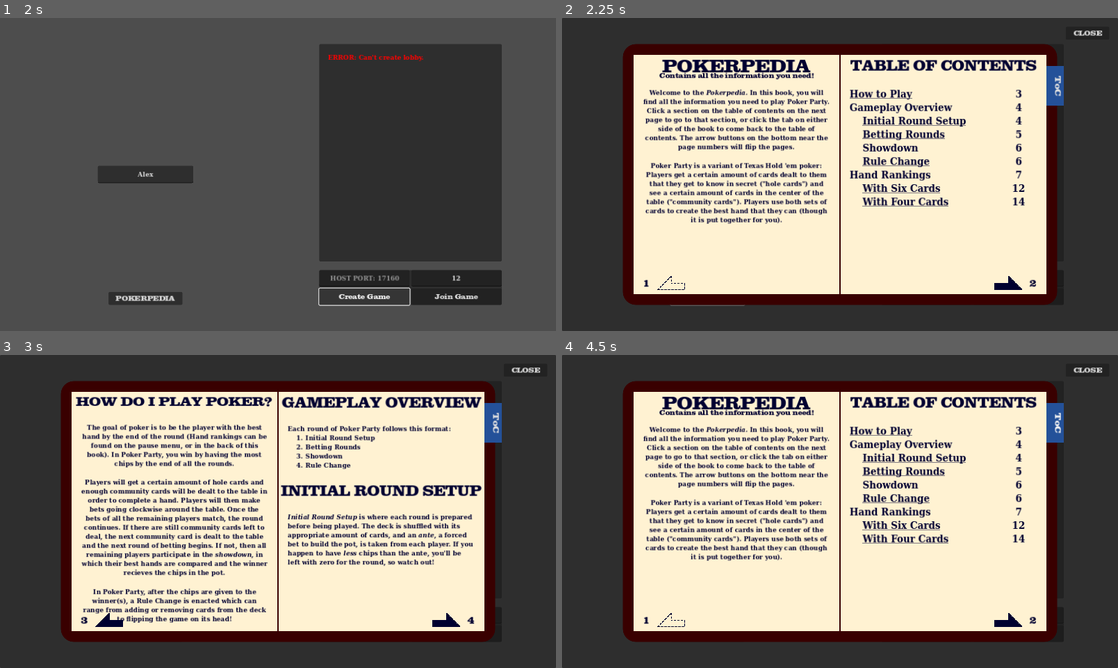
Above: before the commit, frames 1-4 (two rows, left to right).
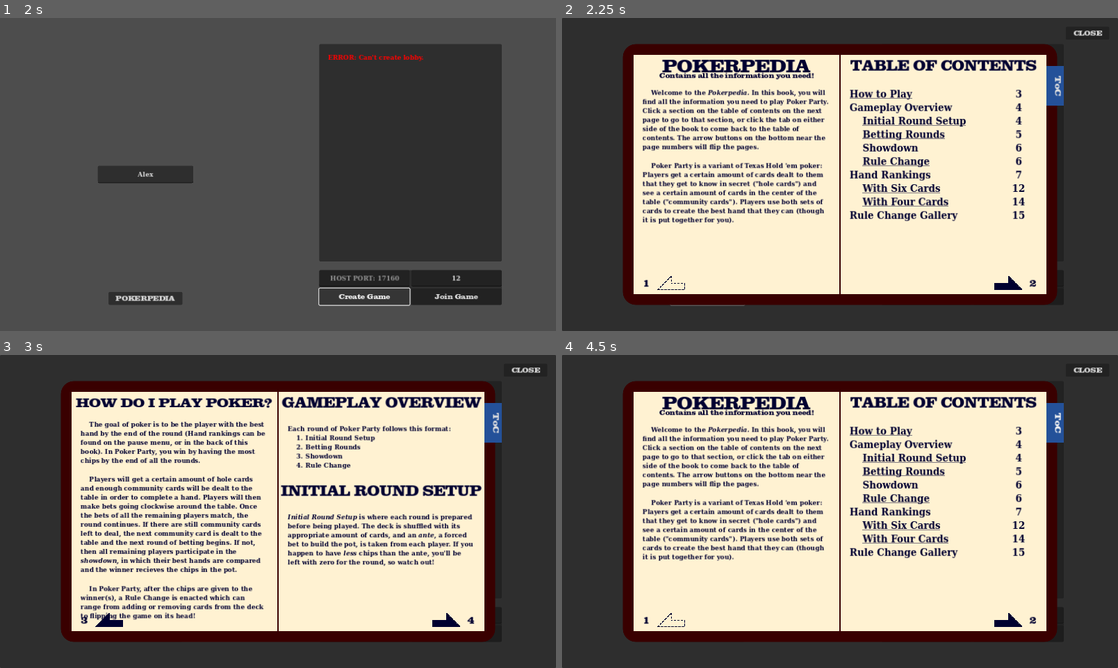
Above: after the commit, the same moments.

Repository: rwilson02/Poker-Party
Game: Godot game, scene res://scenes/Main.tscn
The game is run twice, just before and just after one commit, with the same random seed, the same clock (stepped at 60 frames per second) and the same inputs.
Inputs (mouse positions are in pixels of both pictures, inside the frame that each line leads up to):
- Up to frame 1 (2 s): click (455, 277) at 0.52 s; type "12" at 0.6 s; click (144, 174) at 0.75 s; type "Alex" at 0.83 s; click "Create Game" at 1.25 s
- Up to frame 2 (2.25 s): click "POKERPEDIA" at 2 s
- Up to frame 3 (3 s): click (444, 621) at 2.75 s
- Up to frame 4 (4.5 s): click (1006, 621) at 3.5 s; click "ToC ." at 4.25 s

Frame 1 is identical in both runs. In frame 2, 5.7% of the frame differs, in the area x 14-84%, y 22-66%; in frame 3, 12%, in the area x 13-49%, y 13-86%; in frame 4, 5.7%.

Commit message:
add rule changes to pokerpedia

Diff:
--- a/scenes/Pokerpedia.tscn
+++ b/scenes/Pokerpedia.tscn
@@ -1,10 +1,11 @@
-[gd_scene load_steps=11 format=3 uid="uid://dml4kr48m8imv"]
+[gd_scene load_steps=12 format=3 uid="uid://dml4kr48m8imv"]
 
 [ext_resource type="Theme" uid="uid://b4yajy8yajabe" path="res://theming/general.tres" id="1_k7rdw"]
 [ext_resource type="Script" path="res://scripts/ui/pokerpedia.gd" id="2_vu4td"]
 [ext_resource type="Theme" uid="uid://do0gxw8cx220d" path="res://theming/pokerpedia.tres" id="3_466j1"]
 [ext_resource type="Texture2D" uid="uid://dk0rcm57vix5s" path="res://textures/barb_arrow.png" id="4_5v4uy"]
 [ext_resource type="PackedScene" uid="uid://5cdi7jndpifb" path="res://scenes/ui/example_hand.tscn" id="4_em2on"]
+[ext_resource type="PackedScene" uid="uid://cqw0rxakdrpdv" path="res://scenes/ui/example_rule_change.tscn" id="5_2yr7j"]
 [ext_resource type="Texture2D" uid="uid://cyb58hglrd1im" path="res://textures/barb_arrow_empty.png" id="5_opqm8"]
 
 [sub_resource type="StyleBoxFlat" id="StyleBoxFlat_ojsam"]
@@ -156,9 +157,9 @@
 [node name="RichTextLabel" type="RichTextLabel" parent="PokerpediaBack/PageSep/PageL/Page1/MarginContainer"]
 layout_mode = 2
 bbcode_enabled = true
-text = "[center]Welcome to the [i]Pokerpedia.[/i] In thi …(310 unchanged characters)…
-
-Poker Party is a variant of Texas Hold ' …(301 unchanged characters)…
+text = "	Welcome to the [i]Pokerpedia.[/i] In thi …(310 unchanged characters)…
+
+	Poker Party is a variant of Texas Hold ' …(301 unchanged characters)…
 fit_content = true
 
 [node name="Page3" type="VBoxContainer" parent="PokerpediaBack/PageSep/PageL"]
@@ -180,15 +181,16 @@
 
 [node name="MarginContainer" type="MarginContainer" parent="PokerpediaBack/PageSep/PageL/Page3"]
 layout_mode = 2
+theme_override_constants/margin_top = 10
 
 [node name="RichTextLabel" type="RichTextLabel" parent="PokerpediaBack/PageSep/PageL/Page3/MarginContainer"]
 layout_mode = 2
 bbcode_enabled = true
-text = "[center]The goal of poker is to be the player with the best hand by the end of the round (Hand rankings can be found on the pause menu, or in the back of this book). In Poker Party, you win by having the most chips by the end of all the rounds.
-
-Players will get a certain amount of hol …(512 unchanged characters)…
-
-In Poker Party, after the chips are given to the winner(s), a Rule Change is enacted which can range from adding or removing cards from the deck to flipping the game on its head!"
+text = "	The goal of poker is to be the player with the best hand by the end of the round (Hand rankings can be found on the pause menu, or in the back of this book). In Poker Party, you win by having the most chips by the end of all the rounds.
+
+	Players will get a certain amount of hol …(512 unchanged characters)…
+
+	In Poker Party, after the chips are given to the winner(s), a Rule Change is enacted which can range from adding or removing cards from the deck to flipping the game on its head!"
 fit_content = true
 
 [node name="Page5" type="VBoxContainer" parent="PokerpediaBack/PageSep/PageL"]
@@ -337,6 +339,102 @@
 hand_size = 6
 hand_type = "3P"
 scale = 0.31
+
+[node name="Page15" type="VBoxContainer" parent="PokerpediaBack/PageSep/PageL"]
+visible = false
+layout_mode = 1
+anchors_preset = 15
+anchor_right = 1.0
+anchor_bottom = 1.0
+grow_horizontal = 2
+grow_vertical = 2
+
+[node name="Label" type="Label" parent="PokerpediaBack/PageSep/PageL/Page15"]
+layout_mode = 2
+theme_override_font_sizes/font_size = 29
+text = "RULE CHANGE GALLERY"
+horizontal_alignment = 1
+vertical_alignment = 1
+
+[node name="MarginContainer" type="MarginContainer" parent="PokerpediaBack/PageSep/PageL/Page15"]
+layout_mode = 2
+
+[node name="VBoxContainer" type="VBoxContainer" parent="PokerpediaBack/PageSep/PageL/Page15/MarginContainer"]
+layout_mode = 2
+
+[node name="RichTextLabel" type="RichTextLabel" parent="PokerpediaBack/PageSep/PageL/Page15/MarginContainer/VBoxContainer"]
+layout_mode = 2
+bbcode_enabled = true
+text = "[i]Dependent[/i] Rule Changes must be increased before their corresponding decrease can appear."
+fit_content = true
+
+[node name="example_rule_change" parent="PokerpediaBack/PageSep/PageL/Page15/MarginContainer/VBoxContainer" instance=ExtResource("5_2yr7j")]
+layout_mode = 2
+change = "HAND_UP"
+
+[node name="example_rule_change2" parent="PokerpediaBack/PageSep/PageL/Page15/MarginContainer/VBoxContainer" instance=ExtResource("5_2yr7j")]
+layout_mode = 2
+change = "HAND_DOWN"
+
+[node name="example_rule_change3" parent="PokerpediaBack/PageSep/PageL/Page15/MarginContainer/VBoxContainer" instance=ExtResource("5_2yr7j")]
+layout_mode = 2
+change = "HOLE_UP"
+
+[node name="Page17" type="VBoxContainer" parent="PokerpediaBack/PageSep/PageL"]
+visible = false
+layout_mode = 1
+anchors_preset = 15
+anchor_right = 1.0
+anchor_bottom = 1.0
+grow_horizontal = 2
+grow_vertical = 2
+
+[node name="MarginContainer" type="MarginContainer" parent="PokerpediaBack/PageSep/PageL/Page17"]
+layout_mode = 2
+theme_override_constants/margin_top = 55
+
+[node name="VBoxContainer" type="VBoxContainer" parent="PokerpediaBack/PageSep/PageL/Page17/MarginContainer"]
+layout_mode = 2
+
+[node name="example_rule_change" parent="PokerpediaBack/PageSep/PageL/Page17/MarginContainer/VBoxContainer" instance=ExtResource("5_2yr7j")]
+layout_mode = 2
+change = "CARDS_UP"
+
+[node name="example_rule_change2" parent="PokerpediaBack/PageSep/PageL/Page17/MarginContainer/VBoxContainer" instance=ExtResource("5_2yr7j")]
+layout_mode = 2
+change = "CARDS_DOWN"
+
+[node name="example_rule_change3" parent="PokerpediaBack/PageSep/PageL/Page17/MarginContainer/VBoxContainer" instance=ExtResource("5_2yr7j")]
+layout_mode = 2
+change = "BALL_FLIP"
+
+[node name="Page19" type="VBoxContainer" parent="PokerpediaBack/PageSep/PageL"]
+visible = false
+layout_mode = 1
+anchors_preset = 15
+anchor_right = 1.0
+anchor_bottom = 1.0
+grow_horizontal = 2
+grow_vertical = 2
+
+[node name="MarginContainer" type="MarginContainer" parent="PokerpediaBack/PageSep/PageL/Page19"]
+layout_mode = 2
+theme_override_constants/margin_top = 55
+
+[node name="VBoxContainer" type="VBoxContainer" parent="PokerpediaBack/PageSep/PageL/Page19/MarginContainer"]
+layout_mode = 2
+
+[node name="example_rule_change" parent="PokerpediaBack/PageSep/PageL/Page19/MarginContainer/VBoxContainer" instance=ExtResource("5_2yr7j")]
+layout_mode = 2
+change = "WINNERS_DOWN"
+
+[node name="example_rule_change2" parent="PokerpediaBack/PageSep/PageL/Page19/MarginContainer/VBoxContainer" instance=ExtResource("5_2yr7j")]
+layout_mode = 2
+change = "WILD_UP"
+
+[node name="example_rule_change3" parent="PokerpediaBack/PageSep/PageL/Page19/MarginContainer/VBoxContainer" instance=ExtResource("5_2yr7j")]
+layout_mode = 2
+change = "WILD_DOWN"
 
 [node name="PageR" type="Panel" parent="PokerpediaBack/PageSep"]
 unique_name_in_owner = true
@@ -399,7 +497,8 @@
 [url={\"page\":6}]Rule Change[/url][/indent]
 [url={\"page\":7}]Hand Rankings[/url]
 [indent][url={\"page\":12}]With Six Cards[/url]
-[url={\"page\":14}]With Four Cards[/url]"
+[url={\"page\":14}]With Four Cards[/url][/indent]
+[url={\"page\":15}]Rule Change Gallery[/url]"
 
 [node name="RichTextLabel" type="RichTextLabel" parent="PokerpediaBack/PageSep/PageR/Page2/MarginContainer/HBoxContainer"]
 layout_mode = 2
@@ -414,7 +513,8 @@
 6
 7
 12
-14"
+14
+15"
 
 [node name="Page4" type="VBoxContainer" parent="PokerpediaBack/PageSep/PageR"]
 visible = false
@@ -619,6 +719,62 @@
 bbcode_enabled = true
 text = "[center]With four cards per hand, 4-of-a-kind rises above Straight Flush and 3-of-a-kind rises above Full House."
 fit_content = true
+
+[node name="Page16" type="VBoxContainer" parent="PokerpediaBack/PageSep/PageR"]
+visible = false
+layout_mode = 1
+anchors_preset = 15
+anchor_right = 1.0
+anchor_bottom = 1.0
+grow_horizontal = 2
+grow_vertical = 2
+
+[node name="MarginContainer" type="MarginContainer" parent="PokerpediaBack/PageSep/PageR/Page16"]
+layout_mode = 2
+theme_override_constants/margin_top = 55
+
+[node name="VBoxContainer" type="VBoxContainer" parent="PokerpediaBack/PageSep/PageR/Page16/MarginContainer"]
+layout_mode = 2
+
+[node name="example_rule_change" parent="PokerpediaBack/PageSep/PageR/Page16/MarginContainer/VBoxContainer" instance=ExtResource("5_2yr7j")]
+layout_mode = 2
+change = "HOLE_DOWN"
+
+[node name="example_rule_change2" parent="PokerpediaBack/PageSep/PageR/Page16/MarginContainer/VBoxContainer" instance=ExtResource("5_2yr7j")]
+layout_mode = 2
+change = "SUITS_UP"
+
+[node name="example_rule_change3" parent="PokerpediaBack/PageSep/PageR/Page16/MarginContainer/VBoxContainer" instance=ExtResource("5_2yr7j")]
+layout_mode = 2
+change = "SUITS_DOWN"
+
+[node name="Page18" type="VBoxContainer" parent="PokerpediaBack/PageSep/PageR"]
+visible = false
+layout_mode = 1
+anchors_preset = 15
+anchor_right = 1.0
+anchor_bottom = 1.0
+grow_horizontal = 2
+grow_vertical = 2
+
+[node name="MarginContainer" type="MarginContainer" parent="PokerpediaBack/PageSep/PageR/Page18"]
+layout_mode = 2
+theme_override_constants/margin_top = 55
+
+[node name="VBoxContainer" type="VBoxContainer" parent="PokerpediaBack/PageSep/PageR/Page18/MarginContainer"]
+layout_mode = 2
+
+[node name="example_rule_change" parent="PokerpediaBack/PageSep/PageR/Page18/MarginContainer/VBoxContainer" instance=ExtResource("5_2yr7j")]
+layout_mode = 2
+change = "COMM_UP"
+
+[node name="example_rule_change2" parent="PokerpediaBack/PageSep/PageR/Page18/MarginContainer/VBoxContainer" instance=ExtResource("5_2yr7j")]
+layout_mode = 2
+change = "COMM_DOWN"
+
+[node name="example_rule_change3" parent="PokerpediaBack/PageSep/PageR/Page18/MarginContainer/VBoxContainer" instance=ExtResource("5_2yr7j")]
+layout_mode = 2
+change = "WINNERS_UP"
 
 [node name="ButtonBACK" type="TextureButton" parent="PokerpediaBack"]
 unique_name_in_owner = true
--- /dev/null
+++ b/scenes/ui/example_rule_change.tscn
@@ -0,0 +1,29 @@
+[gd_scene load_steps=2 format=3 uid="uid://cqw0rxakdrpdv"]
+
+[ext_resource type="Script" path="res://scripts/ui/example_rule_change.gd" id="1_bk8na"]
+
+[node name="example_rule_change" type="HBoxContainer"]
+offset_right = 600.0
+offset_bottom = 128.0
+size_flags_horizontal = 3
+script = ExtResource("1_bk8na")
+
+[node name="Icon" type="TextureRect" parent="."]
+modulate = Color(0, 0, 0.188235, 1)
+custom_minimum_size = Vector2(128, 128)
+layout_mode = 2
+expand_mode = 1
+
+[node name="VBoxContainer" type="VBoxContainer" parent="."]
+layout_mode = 2
+size_flags_horizontal = 3
+alignment = 1
+
+[node name="Text" type="RichTextLabel" parent="VBoxContainer"]
+unique_name_in_owner = true
+layout_mode = 2
+bbcode_enabled = true
+text = "[font_size=24]Change Title[/font_size]
+Description
+[i]Things of note[/i]"
+fit_content = true
--- a/scripts/rules.gd
+++ b/scripts/rules.gd
@@ -195,3 +195,5 @@
 			change_array.append(template % [mod, rule, value])
 
 	return change_array
+
+func basic_rules(): return integerize(load_json_at("res://rules/base_rules.json"))
--- /dev/null
+++ b/scripts/ui/example_rule_change.gd
@@ -0,0 +1,37 @@
+extends Node
+
+@export var change: String
+
+const CHANGE_INFO_PATH = "res://rules/change_info.txt"
+const TEXT_TEMPLATE = "[font_size=24]%s[/font_size]\n%s\n[i][font_size=12]%s[/font_size][/i]"
+
+# Called when the node enters the scene tree for the first time.
+func _ready():
+	var raw_info = RuleChanger.get_option_information(change)
+	var info = RuleChanger.get_info_dict(raw_info)
+
+	$Icon.texture = load("res://textures/rule_changes/%s.png" % info.ICON)
+
+	var desc: String = info.DESC % info.VALUE if info.FORMATTED else info.DESC
+	desc = desc.replace("GREEN", "DARK_GREEN")
+
+	var tags = []
+
+	if change.ends_with("FLIP"):
+		tags.append("Toggle")
+	else:
+		var v = RuleChanger.CHANGES[change]
+
+		if v < RuleChanger.ONE_TIME_CHANGES:
+			tags.append("One-shot")
+		elif v < RuleChanger.TWO_TIME_CHANGES:
+			tags.append("Applies once")
+		elif v < RuleChanger.DEPENDENT_CHANGES:
+			tags.append("Applies twice")
+		else:
+			tags.append("Dependent")
+
+	if change.get_slice("_", 0) in ["HOLE", "COMM", "HAND", "SUITS", "CARDS"]:
+		tags.append("Scales with player count")
+
+	%Text.text = TEXT_TEMPLATE % [info.TITLE, desc, ", ".join(tags)]
--- a/scripts/ui/rule_changer.gd
+++ b/scripts/ui/rule_changer.gd
@@ -1,3 +1,4 @@
+class_name RuleChanger
 extends Node
 
 signal option_selected(valid)
@@ -31,7 +32,7 @@
 	COMM_UP,
 	COMM_DOWN,
 	BALL_FLIP, # This isn't a two-time change technically but it works in the appearance code
-	# Dependent changes, in which you can only have increases
+	# Dependent changes, in which you can only have increases first
 	WINNERS_UP = DEPENDENT_CHANGES,
 	WINNERS_DOWN,
 	WILD_UP,
@@ -94,25 +95,8 @@
 	# Set variables for both options
 	var both_options = get_options()
 	for i in both_options.size():
-		var raw_info = get_option_information(both_options[i])
-		var info
-
-		if raw_info.is_empty():
-			push_error("wait there's no information on this one (%s) chief" % both_options[i])
-			return
-		else:
-			info = {
-				"TITLE": raw_info[3],
-				"ICON": raw_info[1] if not raw_info[1].is_empty() else raw_info[0],
-				"DESC": raw_info[4],
-				"FORMATTED": raw_info[2] as int as bool,
-				"RULE": raw_info[5],
-				"VALUE": Rules.RULES[raw_info[5]] + (raw_info[6] as int) \
-					if Rules.RULES.has(raw_info[5]) else (raw_info[6] as int)
-			}
-
-		if info.RULE == "BALL":
-			info.VALUE = ["high", "low"] if Rules.RULES.BALL == 1 else ["low", "high"]
+		var raw_info = RuleChanger.get_option_information(both_options[i])
+		var info = RuleChanger.get_info_dict(raw_info)
 
 		var option_box: Node = option_container.get_child(i)
 		option_box.get_node("Title").text = TEXT_TEMPLATE % info.TITLE
@@ -130,13 +114,35 @@
 		option_button.pressed.connect(on_button_pressed.bind(info.RULE, info.VALUE, both_options[i]))
 		buttons.append(option_button)
 
-func get_option_information(option):
+static func get_option_information(option):
 	var change_file = FileAccess.open(CHANGE_INFO_PATH, FileAccess.READ)
 	while not change_file.eof_reached():
 		var line = change_file.get_csv_line()
 		if line[0] == option:
 			return line
 	return []
+
+static func get_info_dict(raw_info):
+	var info
+
+	if raw_info.is_empty():
+		push_error("wait there's no information on this one (%s) chief" % raw_info[0])
+		return
+	else:
+		info = {
+			"TITLE": raw_info[3],
+			"ICON": raw_info[1] if not raw_info[1].is_empty() else raw_info[0],
+			"DESC": raw_info[4],
+			"FORMATTED": raw_info[2] as int as bool,
+			"RULE": raw_info[5],
+			"VALUE": Rules.RULES[raw_info[5]] + (raw_info[6] as int) \
+				if Rules.RULES.has(raw_info[5]) else (raw_info[6] as int)
+		}
+
+	if info.RULE == "BALL":
+		info.VALUE = ["high", "low"] if Rules.RULES.BALL == 1 else ["low", "high"]
+
+	return info
 
 func on_button_pressed(rule, value, change):
 	for button in buttons: button.disabled = true
@@ -147,7 +153,7 @@
 func on_receive_button_press(rule, value, change):
 	if change != "DISCONNECT":
 		# really hacky, but good enough
-		var change_title = get_option_information(change)
+		var change_title = RuleChanger.get_option_information(change)
 		if not change_title.is_empty():
 			change_title = change_title[3]
 			$"../../Display".log_to_chat("player(%d) chose %s." % [multiplayer.get_remote_sender_id(), change_title])
